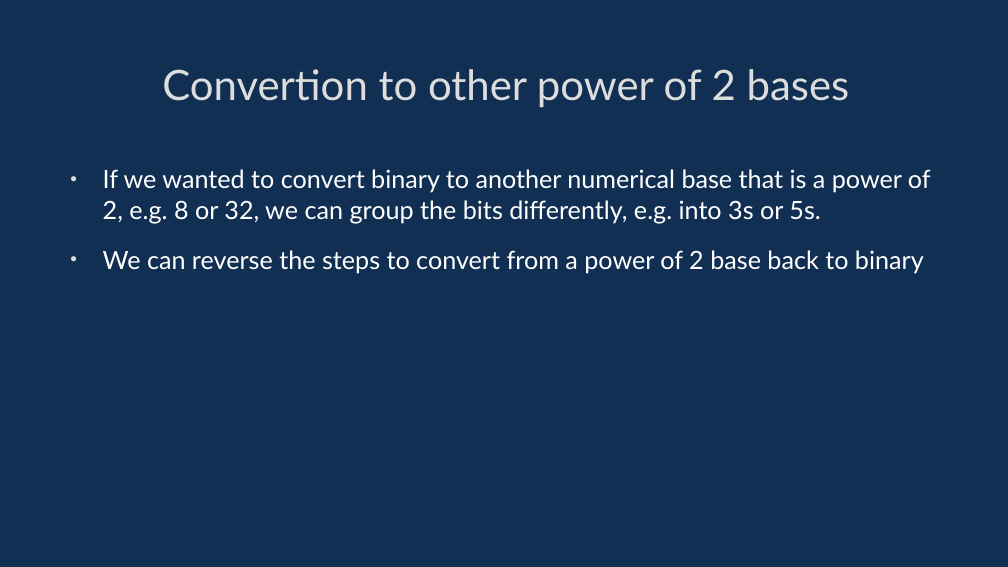
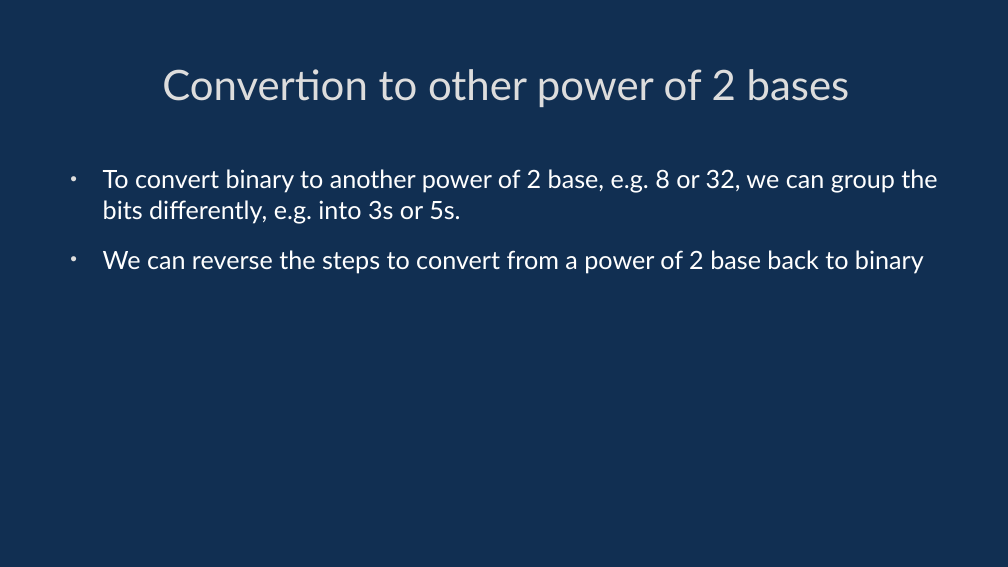
Before and after one commit to davidgundry/maths22-23, a slide deck: slide 39 of slides/maths-3-numerical-systems.odp (slide 32 before the commit). Drawn at 1008x567 pixels with LibreOffice and Linux fonts; fonts in the diff are those of the drawing. Boxes give left, top, right and bottom in pixels: in the first picture for what was removed or moved away, otherwise in the second. Text is boxed around its words. In the diff, an @@ line names an element or a change of style, - is before the commit and + after.

```diff
--- a/slides/maths-3-numerical-systems.odp
+++ b/slides/maths-3-numerical-systems.odp
@@ text at box(103, 169, 937, 223): text changed @@
-• If we wanted to convert binary to another numerical base that is a power of 2, e.g. 8 or 32, we can group the bits differently, e.g. into 3s or 5s.
+• To convert binary to another power of 2 base, e.g. 8 or 32, we can group the bits differently, e.g. into 3s or 5s.
```
Also in this commit, not shown: 31 other slides changed, 8 slides added, 10 other files.
